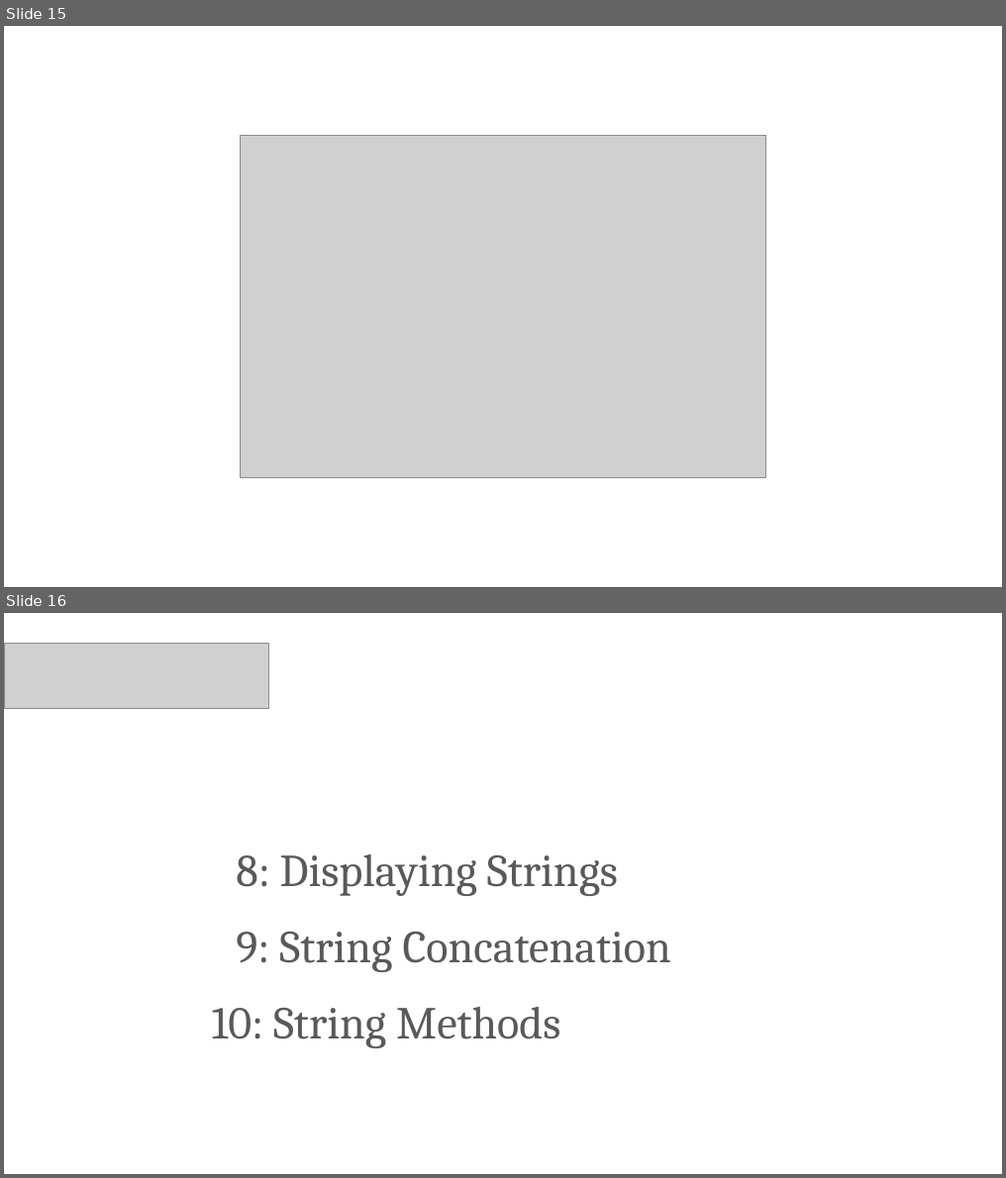
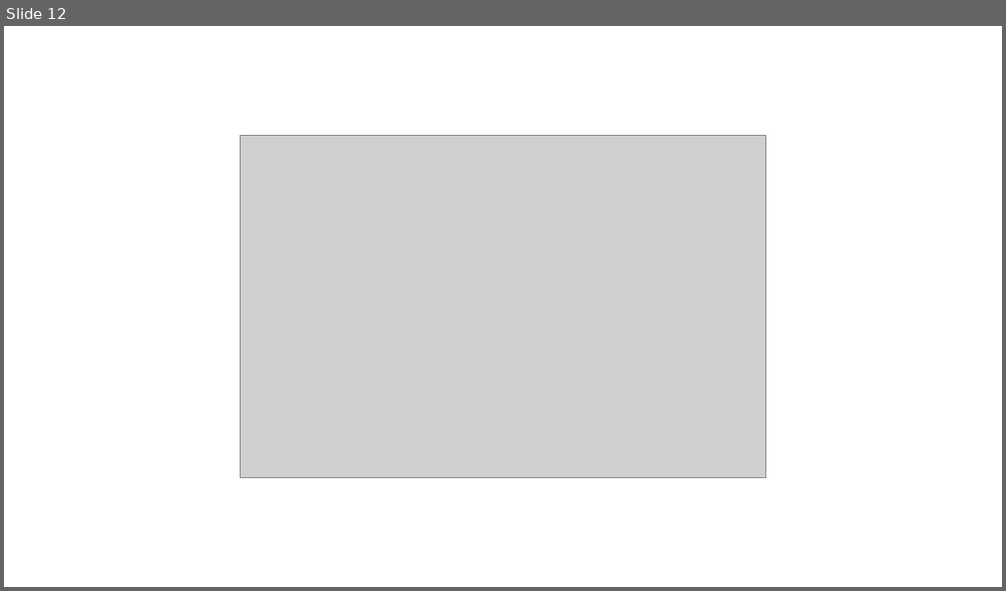
Before and after one commit to PracticumAI/python, a slide deck: presentations/01_getting_started.pptx. Shown one above the other, each under a label of ours: slides 15 and 16 before the commit, slide 12 after it. The pictures are 1006x1178 and 1006x591 pixels, drawn with LibreOffice and Linux fonts; fonts in the diff are those of the drawing; grey boxes stand for pictures. Boxes give left, top, right and bottom in pixels: in the first picture for what was removed or moved away, otherwise in the second. Text is boxed around its words. In the diff, an @@ line names an element or a change of style, - is before the commit and + after.

```diff
--- a/presentations/01_getting_started.pptx
+++ b/presentations/01_getting_started.pptx
@@ slide 16 removed at <box>4,613,1002,1174</box>, background #FFFFFF @@
@@ picture removed at <box>4,643,269,709</box> @@
@@ title removed at <box>236,855,618,896</box> @@
-8: Displaying Strings
@@ text removed at <box>236,932,671,972</box> @@
-9: String Concatenation
@@ text removed at <box>212,1007,560,1049</box> @@
-10: String Methods
@@ what was slide 15 is now slide 12 @@
```
Also in this commit, not shown: 1 slide changed, 2 slides added, 6 other slides removed, 4 other files.
